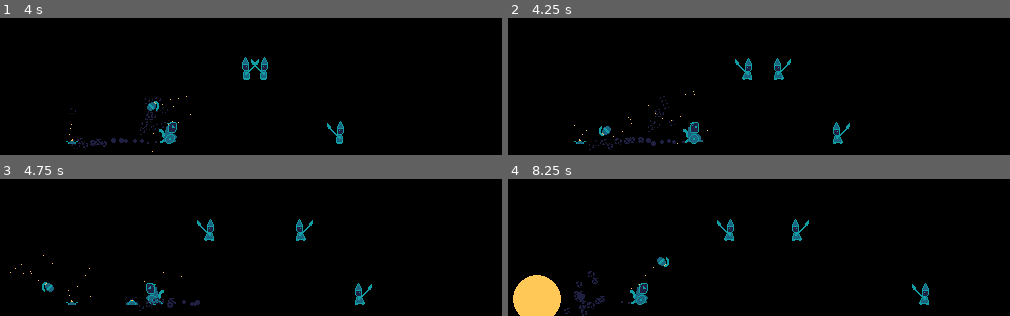
Above: before the commit, frames 1-4 (two rows, left to right).
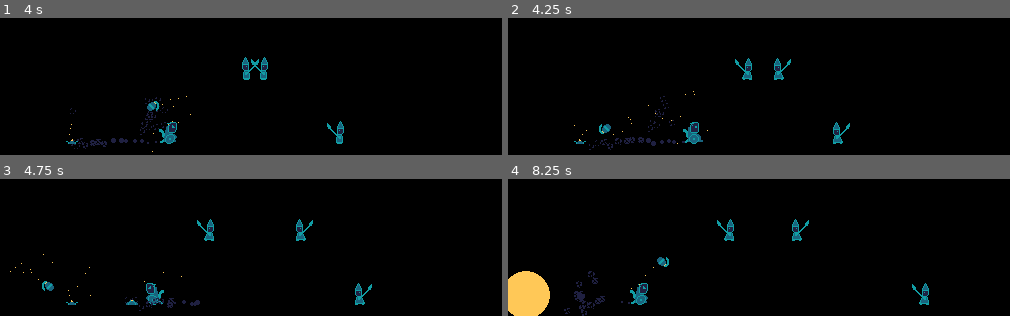
Above: after the commit, the same moments.

Repository: eldskald/acerola-jam-0
Game: Godot game, scene res://main.tscn
Same seed, same stepped clock (60 frames per second), same inputs: the game is played once before the commit and once after it.
Inputs:
- Up to frame 1 (4 s): hold S (look_down) 0.53-1.28 s; hold D (move_right) 0.53-2.03 s; tap one key every 0.75 s from 1.35 s: K (throw_grenade) J (throw_mine) S (look_down) K (throw_grenade); hold A (move_left) 2.03-2.78 s; hold D (move_right) from 2.78 s (still down)
- Up to frame 2 (4.25 s): keep holding D (move_right)
- Up to frame 3 (4.75 s): release D (move_right) at 4.28 s; hold A (move_left) from 4.28 s (still down); tap J (throw_mine) at 4.35 s
- Up to frame 4 (8.25 s): release A (move_left) at 5.03 s; hold D (move_right) 5.03-5.78 s; hold S (look_down) 5.03-5.78 s; hold A (move_left) 5.78-7.28 s; tap one key every 0.75 s from 5.85 s: K (throw_grenade) J (throw_mine) S (look_down) K (throw_grenade); hold D (move_right) from 7.28 s (still down)

Frame 1 is identical in both runs. In frame 2, 0.1% of the frame differs, in the area x 18-22%, y 77-87%; in frame 3, less than 0.1%; in frame 4, 1.2%, in the area x 0-11%, y 67-100%.

Commit message:
Fix grenade losing height

Diff:
--- a/project/explosives/grenade/grenade.gd
+++ b/project/explosives/grenade/grenade.gd
@@ -25,16 +25,20 @@
 	# Move
 	velocity.y += gravity * delta
 	var old_velocity := velocity
+	var old_position := position
 	move_and_slide()
 
-	# We need to keep track of the velocity before move_and_slide() because
-	# on a collision, the component that should get bounced will be zero.
+	# We need to keep track of the velocity and position before move_and_slide()
+	# because on a collision, the velocity's component that should get bounced
+	# will be zero and the position will be different so the maximum height will
+	# change, so we need to restore it to how it was but with velocity bounced.
 
 	# Bounce
 	var bounced := false
 	if is_on_floor() or is_on_ceiling():
 		bounced = true
 		velocity.y = -old_velocity.y
+		position.y = old_position.y
 	if is_on_wall():
 		bounced = true
 		velocity.x = -old_velocity.x
